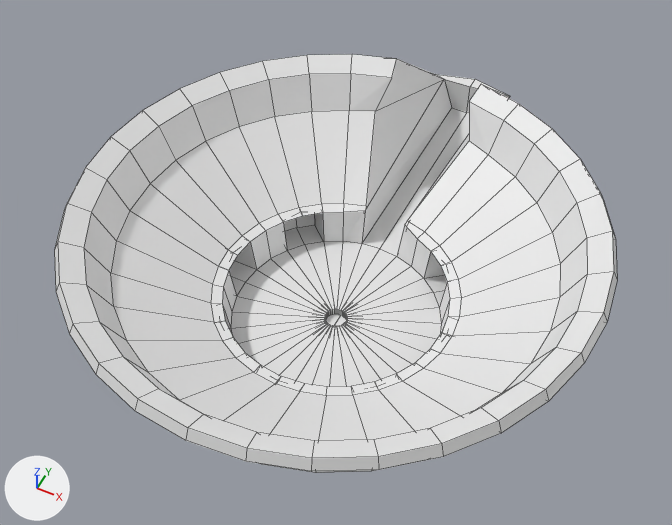
One commit to the Blender file Washed Up Wizard/Assets/Models/Environment/circus stage.blend: the scene before it, then after it.
Rendered twice from a camera (50 mm lens) standing at (16.6, -33.2, 46.8) and looking at (-0.8, 1.7, 3.2). Lighting does not change. The marker at lower left points along +X, +Y and +Z. Mesh edges are drawn as thin lines.

The scene before the commit, as lines of its bpy script (objects in view):
```python
me_circle = bpy.data.meshes.new('Circle')
me_circle.from_pydata(...)  # 157 vertices, 134 faces; spans x -15.5..0.0, y -15.5..23.0, z -0.5..9.2
# before: 21 (-13.1, 5.4, 8.5), 22 (-13.9, 2.8, 8.5), 38 (-15.2, 3.0, 9.2)
ob_circus_arena = bpy.data.objects.new('Circus Arena', me_circle)
ob_circus_arena.location = (0.0, 0.0, 0.0)
_m = ob_circus_arena.modifiers.new('Mirror', 'MIRROR')
_m.use_clip = True
_m = ob_circus_arena.modifiers.new('Solidify', 'SOLIDIFY')
_m.thickness = 3.0
_m.thickness_clamp = 2.0
_m.nonmanifold_thickness_mode = 'FIXED'
_m.nonmanifold_merge_threshold = 0.0003
```
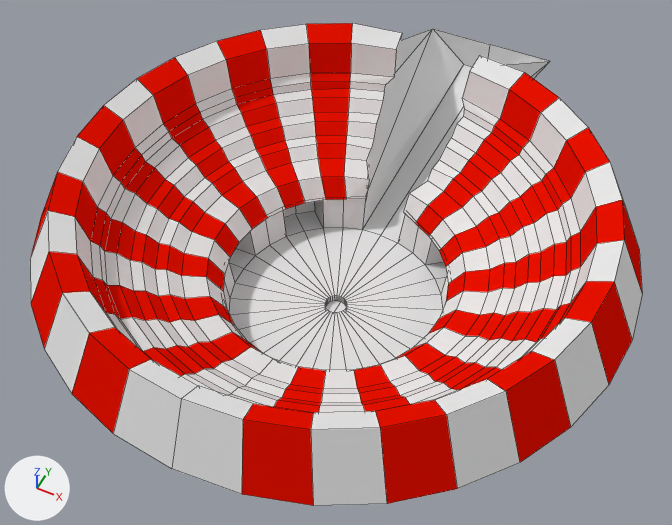
Commit message: sucessfully fixed circus tent

Where the change shows, as pixel boxes [x1, y1, x2, y2] in the pictures (672 x 525 px; the box of a moved part takes in the faces that stretch with it):
'Circus Arena.001', added: after [30, 23, 642, 506]
    faces in mat_material_001 (white #e7e7e7): [30, 23, 642, 506]
    faces in mat_circus_red (red #e71100): [30, 23, 642, 506]
'Circus Arena', reshaped, moved, modifiers changed: before [54, 54, 617, 473]; after [223, 28, 550, 371]
part 1 of me_circle, moved or reshaped (not visible afterwards): before [54, 54, 617, 473]
part 2 of me_circle, moved or reshaped: before [362, 59, 510, 256]; after [362, 28, 550, 243]

What changed in the scene script:
```text
Change me_circle:
    where me_circle.from_pydata(...)  # 157 vertices, 134 faces; spans x -15.5..0.0, y -15.5..23.0, z -0.5..9.2
    me_circle part 1
    add for i in [21, 22, 38]: me_circle.vertices[i].co += Vector((-0.8, 0.2, -0.9))
    me_circle.vertices[17].co: (-5.4, 13.1, 8.5) -> (-5.9, 13.6, 7.6)
    me_circle.vertices[18].co: (-7.9, 11.8, 8.5) -> (-8.5, 12.2, 7.6)
    me_circle.vertices[19].co: (-10.0, 10.0, 8.5) -> (-10.7, 10.4, 7.6)
    me_circle.vertices[20].co: (-11.8, 7.9, 8.5) -> (-12.5, 8.2, 7.6)
    me_circle.vertices[23].co: (-14.2, 0.0, 8.5) -> (-15.0, 0.1, 7.6)
    me_circle.vertices[24].co: (-13.9, -2.8, 8.5) -> (-14.7, -2.8, 7.6)
    me_circle.vertices[25].co: (-13.1, -5.4, 8.5) -> (-13.9, -5.5, 7.6)
    me_circle.vertices[26].co: (-11.8, -7.9, 8.5) -> (-12.5, -8.1, 7.6)
    me_circle.vertices[27].co: (-10.0, -10.0, 8.5) -> (-10.7, -10.3, 7.6)
    me_circle.vertices[28].co: (-7.9, -11.8, 8.5) -> (-8.5, -12.1, 7.6)
    me_circle.vertices[29].co: (-5.4, -13.1, 8.5) -> (-5.9, -13.5, 7.6)
    me_circle.vertices[30].co: (-2.8, -13.9, 8.5) -> (-3.2, -14.3, 7.6)
    me_circle.vertices[31].co: (0.0, -14.2, 8.5) -> (0.0, -14.6, 7.6)
    me_circle.vertices[33].co: (-5.9, 14.3, 9.2) -> (-6.4, 14.8, 8.3)
    me_circle.vertices[34].co: (-8.6, 12.9, 9.2) -> (-9.2, 13.3, 8.3)
    me_circle.vertices[35].co: (-10.9, 10.9, 9.2) -> (-11.6, 11.4, 8.3)
    me_circle.vertices[36].co: (-12.9, 8.6, 9.2) -> (-13.6, 8.9, 8.3)
    me_circle.vertices[37].co: (-14.3, 5.9, 9.2) -> (-15.1, 6.2, 8.3)
    me_circle.vertices[39].co: (-15.5, 0.0, 9.2) -> (-16.3, 0.1, 8.3)
    me_circle.vertices[40].co: (-15.2, -3.0, 9.2) -> (-16.0, -3.1, 8.3)
    me_circle.vertices[41].co: (-14.3, -5.9, 9.2) -> (-15.1, -6.0, 8.3)
    me_circle.vertices[42].co: (-12.9, -8.6, 9.2) -> (-13.6, -8.8, 8.3)
    me_circle.vertices[43].co: (-10.9, -10.9, 9.2) -> (-11.6, -11.2, 8.3)
    me_circle.vertices[44].co: (-8.6, -12.9, 9.2) -> (-9.2, -13.2, 8.3)
    me_circle.vertices[45].co: (-5.9, -14.3, 9.2) -> (-6.4, -14.7, 8.3)
    me_circle.vertices[46].co: (-3.0, -15.2, 9.2) -> (-3.5, -15.6, 8.3)
    me_circle.vertices[47].co: (0.0, -15.5, 9.2) -> (0.0, -15.9, 8.3)
    me_circle part 2
    me_circle.vertices[80].co: (-2.2, 23.0, 2.5) -> (-4.9, 27.0, 2.5)  # not seen -> pixel (432, 28)
    me_circle.vertices[82].co: (-1.3, 23.0, 0.0) -> (-1.9, 27.0, 0.0)  # not seen -> pixel (463, 64)
    me_circle.vertices[84].co: (0.0, 23.0, 0.0) -> (0.0, 27.0, 0.0)
    me_circle.vertices[121].co: (0.0, 23.0, 2.5) -> (0.0, 27.0, 2.5)  # not seen -> pixel (490, 44)
Change ob_circus_arena:
    ob_circus_arena.location: (0.0, 0.0, 0.0) -> (0.0, 0.0, 1.36)
    remove _m = ob_circus_arena.modifiers.new('Solidify', 'SOLIDIFY')
    remove _m.thickness = 3.0
    remove _m.thickness_clamp = 2.0
    remove _m.nonmanifold_thickness_mode = 'FIXED'
    remove _m.nonmanifold_merge_threshold = 0.0003
Add ob_circus_arena_001:
    ob_circus_arena_001 = bpy.data.objects.new('Circus Arena.001', me_circle_003)  # 251 vertices, 196 faces, 1 loose edge; spans x -17.3..0.0, y -17.1..17.0, z -2.0..9.2; in mat_circus_red (red #e71100), mat_material_001 (white #e7e7e7); modifiers MIRROR
    ob_circus_arena_001.location = (0.0, 0.0, 2.44)
```
